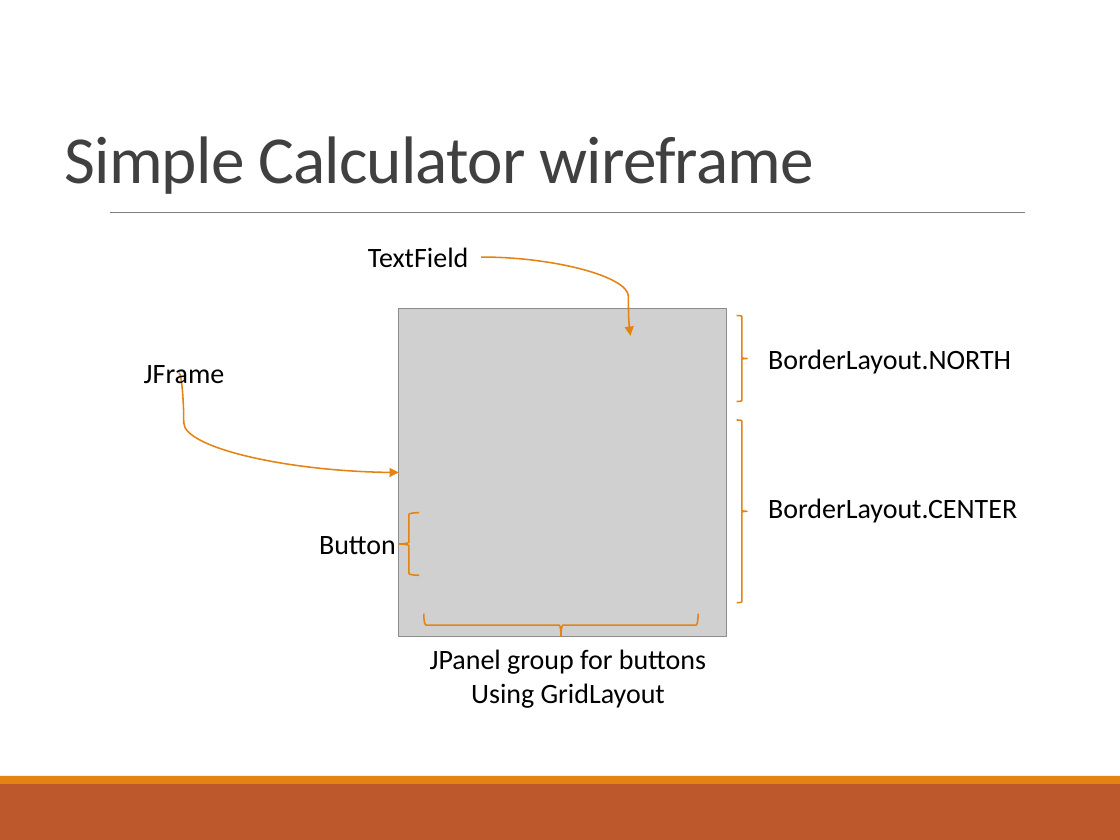
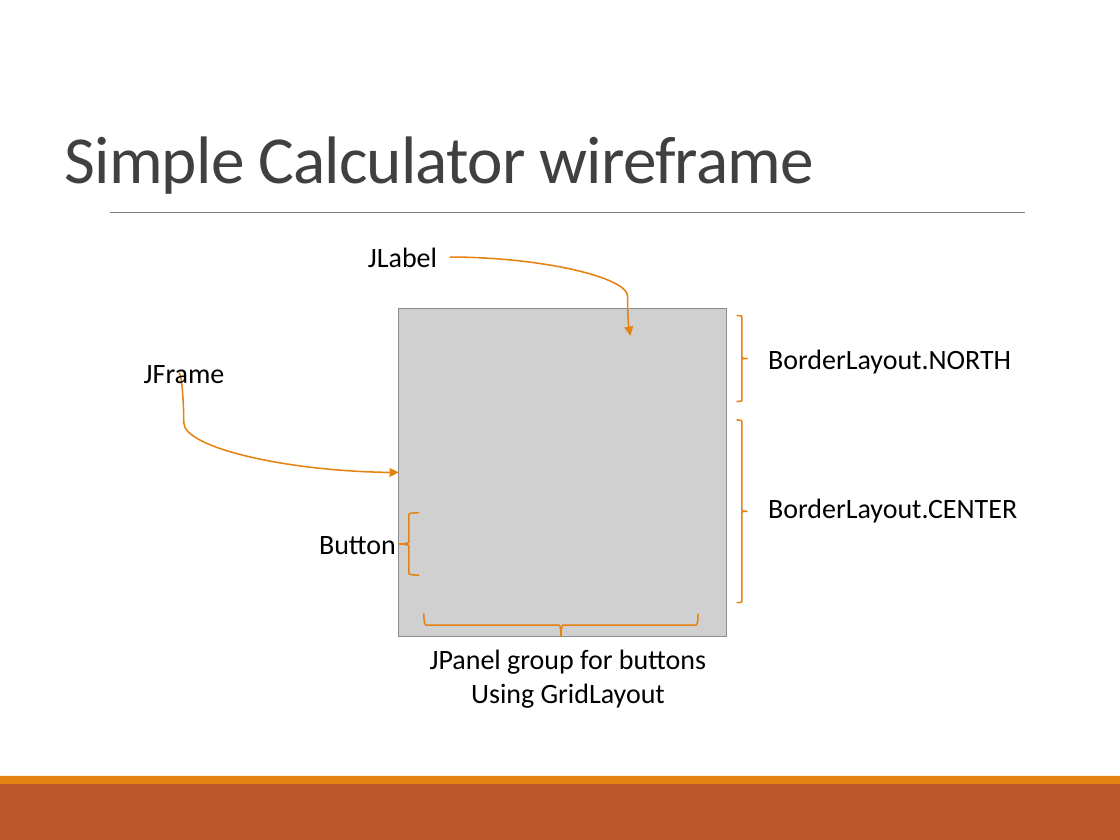
Before and after one commit to deeperj/dillinger, a slide deck: slide 16 of thesis/ukapp2/wqu_isc/sofware_design/Lesson 6 - Java.pptx. Drawn at 1120x840 pixels with LibreOffice and Linux fonts; fonts in the diff are those of the drawing; grey boxes stand for pictures. Boxes give left, top, right and bottom in pixels: in the first picture for what was removed or moved away, otherwise in the second. Text is boxed around its words. In the diff, an @@ line names an element or a change of style, - is before the commit and + after.

```diff
--- a/thesis/ukapp2/wqu_isc/sofware_design/Lesson 6 - Java.pptx
+++ b/thesis/ukapp2/wqu_isc/sofware_design/Lesson 6 - Java.pptx
@@ text at (x1=368, y1=247, x2=437, y2=268): text changed @@
-TextField
+JLabel
@@ curved arrow moved from (482, 258) - (631, 336) to (449, 258) - (631, 336) @@
```
Also in this commit, not shown: 1 other slide changed, 1 slide added, 1 slide removed, 2 other files.
